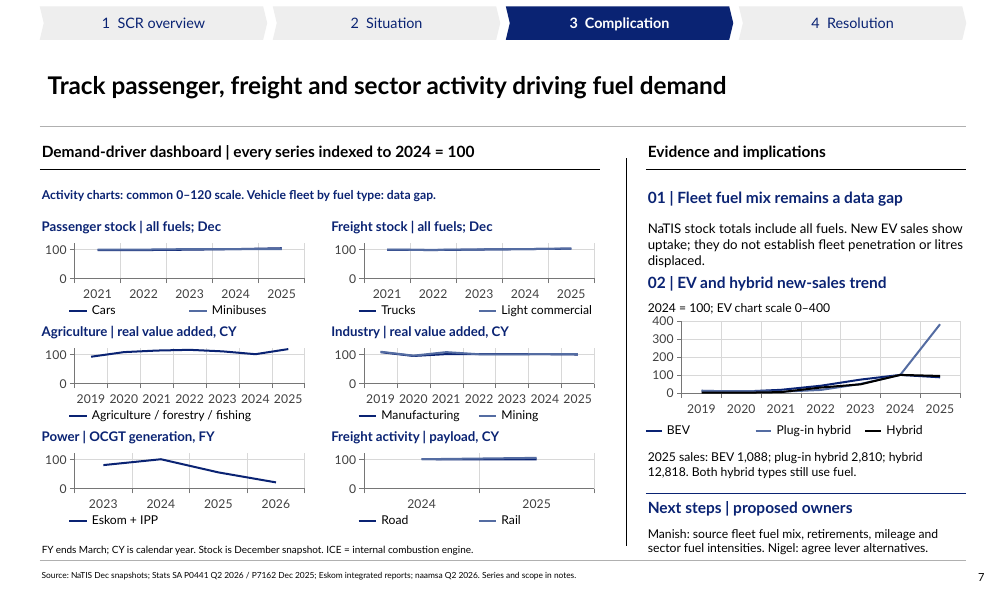
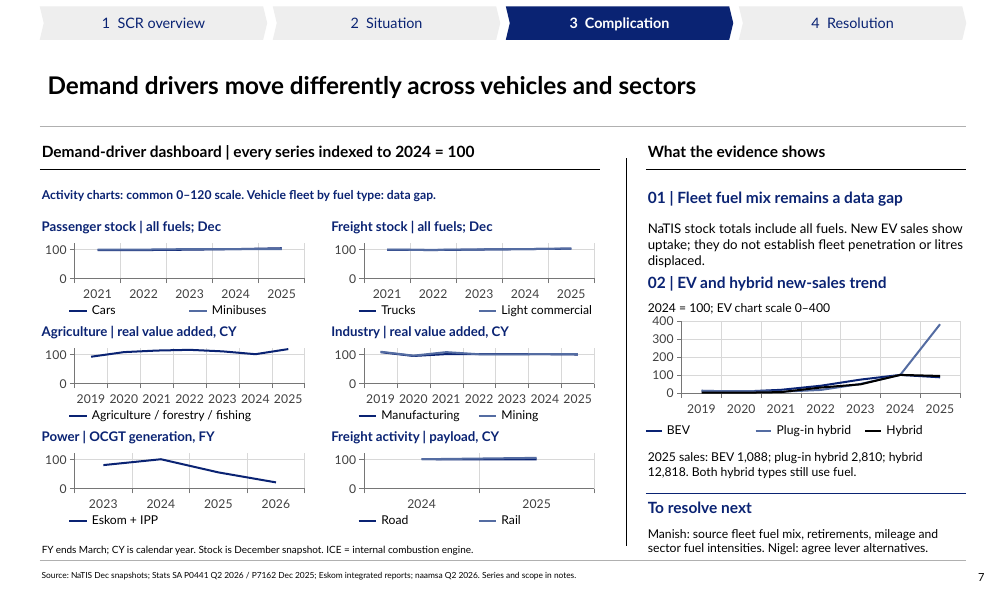
Before and after one commit to Africa-International-Advisors/liquid_fuels_model, a slide deck: slide 7 of pptx/output/delivered/Vopak_Week1_Analytical_Pack_2026_10_06.pptx. Drawn at 1008x597 pixels with LibreOffice and Linux fonts; fonts in the diff are those of the drawing; background and template pictures are left out. Boxes give left, top, right and bottom in pixels: in the first picture for what was removed or moved away, otherwise in the second. Text is boxed around its words. In the diff, an @@ line names an element or a change of style, - is before the commit and + after.

```diff
--- a/pptx/output/delivered/Vopak_Week1_Analytical_Pack_2026_10_06.pptx
+++ b/pptx/output/delivered/Vopak_Week1_Analytical_Pack_2026_10_06.pptx
@@ title at <box>48,76,697,98</box>: text changed @@
-Track passenger, freight and sector activity driving fuel demand
+Demand drivers move differently across vehicles and sectors
@@ text at <box>648,145,825,157</box>: text changed @@
-Evidence and implications
+What the evidence shows
@@ text at <box>648,501,752,513</box>: text changed @@
-Next steps | proposed owners
+To resolve next
```
Also in this commit, not shown: 13 other slides changed, 6 other files.
